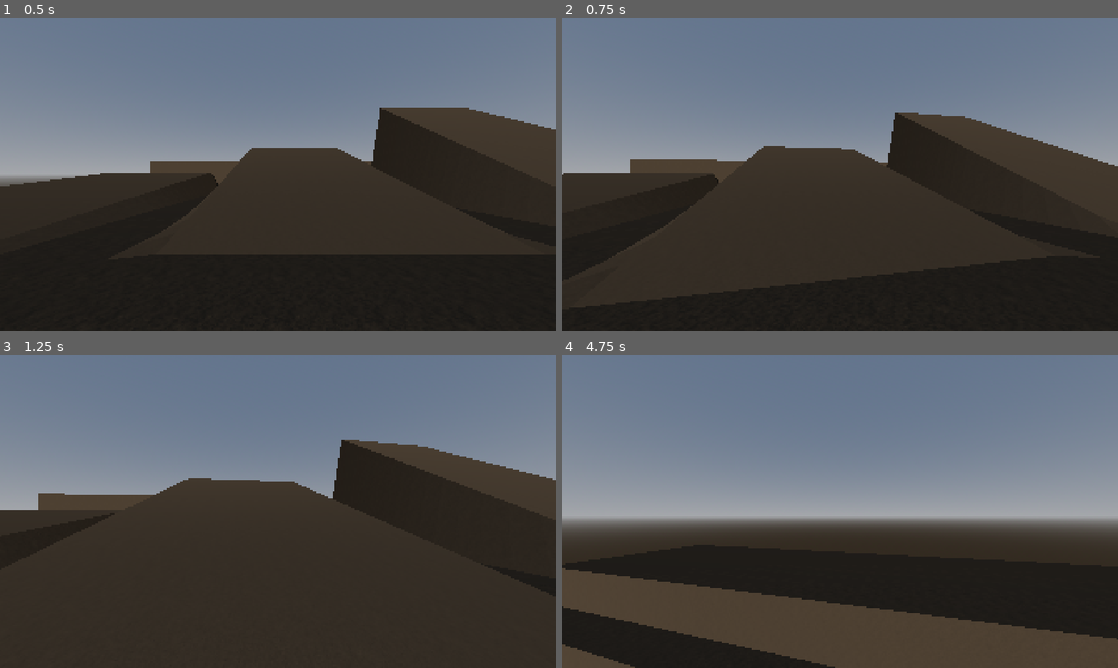
Above: before the commit, frames 1-4 (two rows, left to right).
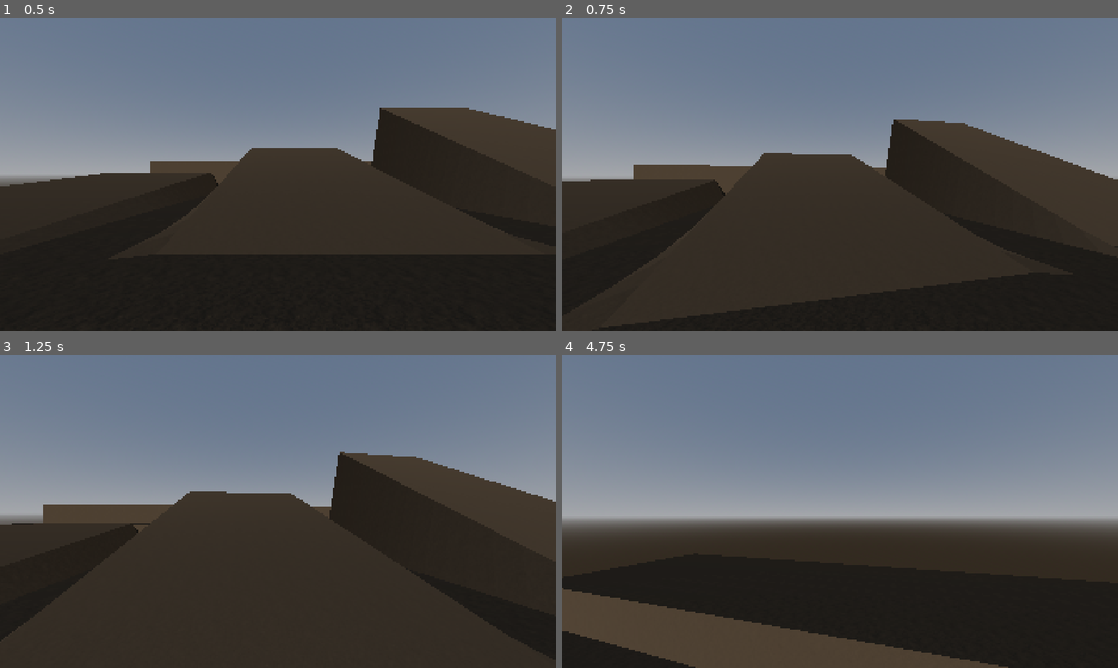
Above: after the commit, the same moments.

Repository: JFCarson/goon-tomb
Game: Godot game, scene res://main.tscn
Two runs of this game, one before a commit and one after it. Both use one fixed random seed, a clock stepped at 60 frames per second and the inputs below.
Inputs (mouse positions are in pixels of both pictures, inside the frame that each line leads up to):
- Up to frame 1 (0.5 s): no input
- Up to frame 2 (0.75 s): tap Enter at 0.5 s; move the mouse to (867, 174) at 0.52 s; hold W (move_forward) from 0.53 s (still down); tap Space (jump, bound only after the commit) at 0.6 s
- Up to frame 3 (1.25 s): keep holding W (move_forward); tap Space (jump, bound only after the commit) at 0.77, 1.07 s
- Up to frame 4 (4.75 s): keep holding W (move_forward); move the mouse to (812, 511) at 1.27 s; tap Space (jump, bound only after the commit) at 1.35, 1.52, 1.82, 2.1, 2.85, 3.02, 3.32, 3.6, 3.77, 4.07, 4.35, 4.52 s; move the mouse to (851, 505) at 2.02 s; move the mouse to (834, 517) at 2.77 s; move the mouse to (878, 514) at 3.52 s; move the mouse to (795, 508) at 4.27 s

Frame 1 is identical in both runs. In frame 2, 3.9% of the frame differs, in the area x 0-100%, y 30-99%; in frame 3, 5.8%; in frame 4, 14%, in the area x 0-100%, y 68-100%.

Commit message:
feat(player-controller): added jumping, air movment & acceleration

Diff:
--- a/project.godot
+++ b/project.godot
@@ -50,6 +50,11 @@
 "events": [Object(InputEventKey,"resource_local_to_scene":false,"resource_name":"","device":-1,"window_id":0,"alt_press …(192 unchanged characters)…
 ]
 }
+jump={
+"deadzone": 0.2,
+"events": [Object(InputEventKey,"resource_local_to_scene":false,"resource_name":"","device":-1,"window_id":0,"alt_pressed":false,"shift_pressed":false,"ctrl_pressed":false,"meta_pressed":false,"pressed":false,"keycode":0,"physical_keycode":32,"key_label":0,"unicode":32,"location":0,"echo":false,"script":null)
+]
+}
 
 [physics]
 
--- a/src/player/player.tscn
+++ b/src/player/player.tscn
@@ -14,6 +14,9 @@
 script = ExtResource("1_4anbu")
 camera_sensitivity = 0.002
 movement_speed = 5.0
+acceleration = 35.0
+air_movement_speed_percentage = 0.35
+jump_height = 10.0
 metadata/_custom_type_script = "uid://iqkm3onig8v1"
 
 [node name="CollisionShape" type="CollisionShape3D" parent="." unique_id=1038574759]
--- a/src/player/scripts/player.gd
+++ b/src/player/scripts/player.gd
@@ -11,9 +11,9 @@
 
 # Movement Variables
 @export var movement_speed : float
-
-# Gravitational Values
-@export var gravity : float
+@export var acceleration : float
+@export var air_movement_speed_percentage : float
+@export var jump_height : float
 
 
 func _ready() -> void:
@@ -38,13 +38,19 @@
 		velocity += get_gravity() * delta
 
 	var input_vector := Input.get_vector("move_left", "move_right", "move_forward", "move_backwards")
-	var direction := transform.basis * Vector3(input_vector.x, 0.0, input_vector.y).normalized()
+	var direction := (transform.basis * Vector3(input_vector.x, 0.0, input_vector.y)).normalized()
+	var control: float = 1.0 if is_on_floor() else air_movement_speed_percentage
 
 	if direction:
-		velocity.x = direction.x * movement_speed
-		velocity.z = direction.z * movement_speed
+		var target_velocity: Vector3 = direction * movement_speed
+
+		velocity.x = move_toward(velocity.x, target_velocity.x,acceleration * control * delta)
+		velocity.z = move_toward(velocity.z, target_velocity.z, acceleration * control * delta)
 	else:
-		velocity.x = move_toward(velocity.x, 0, movement_speed)
-		velocity.z = move_toward(velocity.z, 0, movement_speed)
+		velocity.x = move_toward(velocity.x, 0.0, acceleration * control * delta)
+		velocity.z = move_toward(velocity.z, 0.0, acceleration * control * delta)
+
+	if Input.is_action_just_pressed("jump") and is_on_floor():
+		velocity.y = sqrt(2.0 * jump_height)
 
 	move_and_slide()
